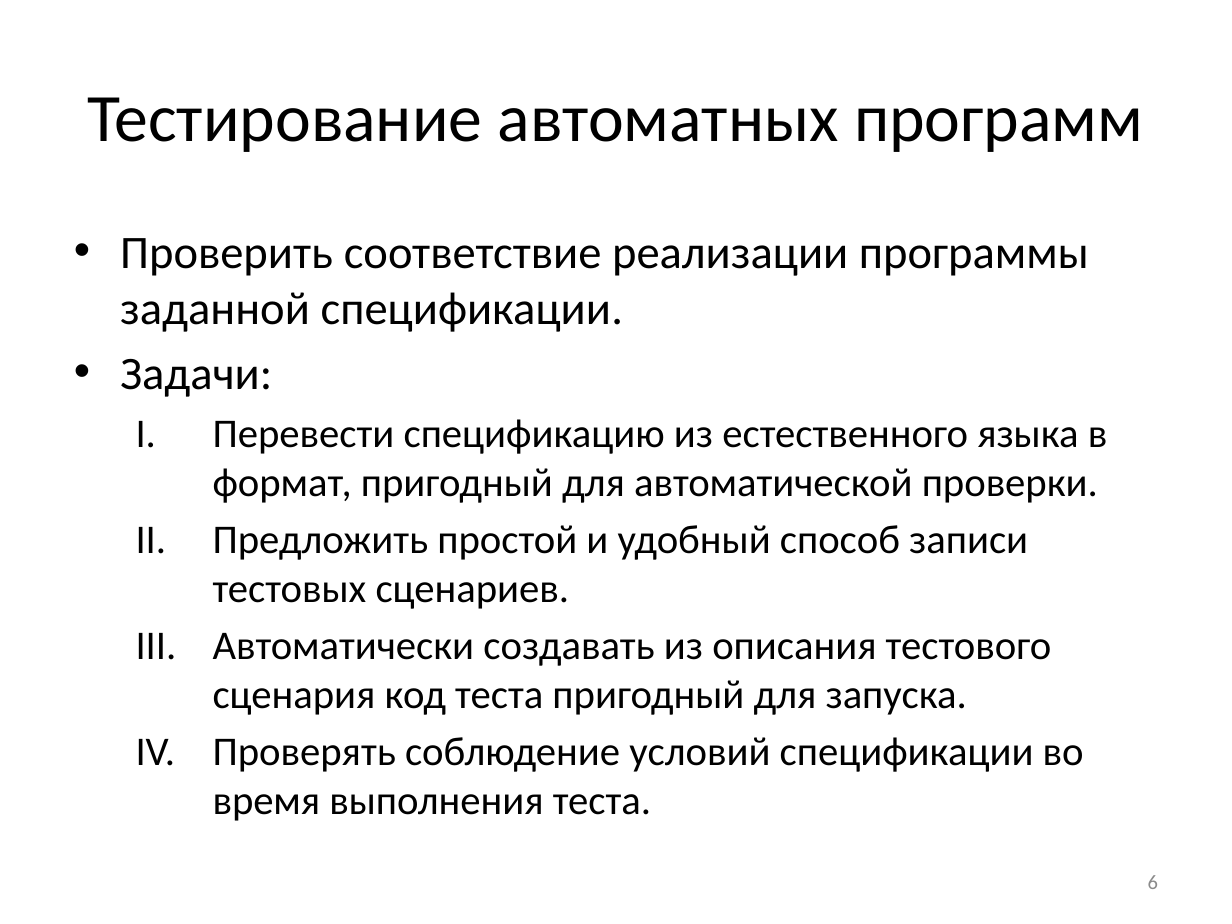
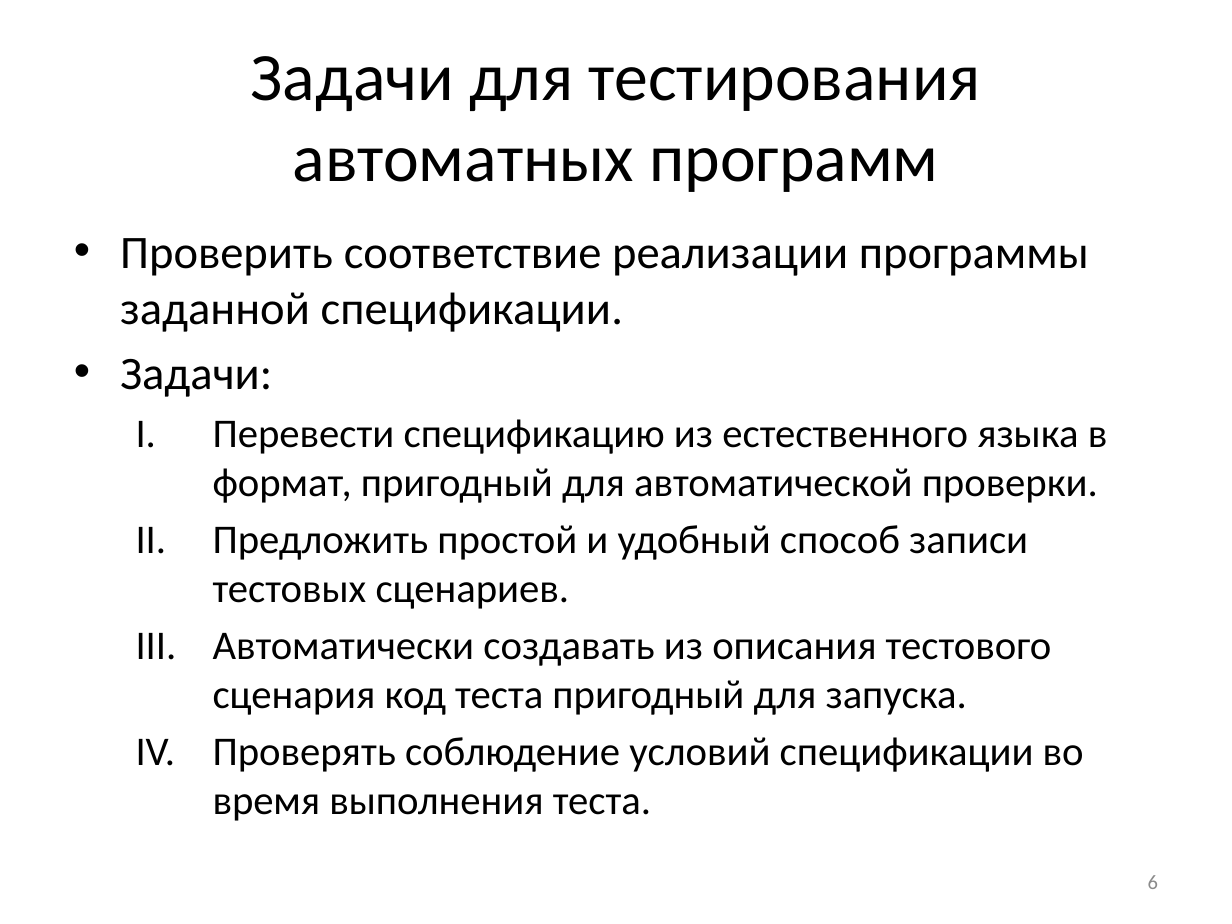
Before and after one commit to nohoper/masters, a slide deck: slide 6 of kmu.pptx. Drawn at 1232x924 pixels with LibreOffice and Linux fonts; fonts in the diff are those of the drawing. Boxes give left, top, right and bottom in pixels: in the first picture for what was removed or moved away, otherwise in the second. Text is boxed around its words. In the diff, an @@ line names an element or a change of style, - is before the commit and + after.

```diff
--- a/kmu.pptx
+++ b/kmu.pptx
@@ title at <box>251,56,981,192</box>: text changed @@
-Тестирование автоматных программ
+Задачи для тестирования автоматных программ
```
Also in this commit, not shown: 19 other slides changed, 2 slides removed.
